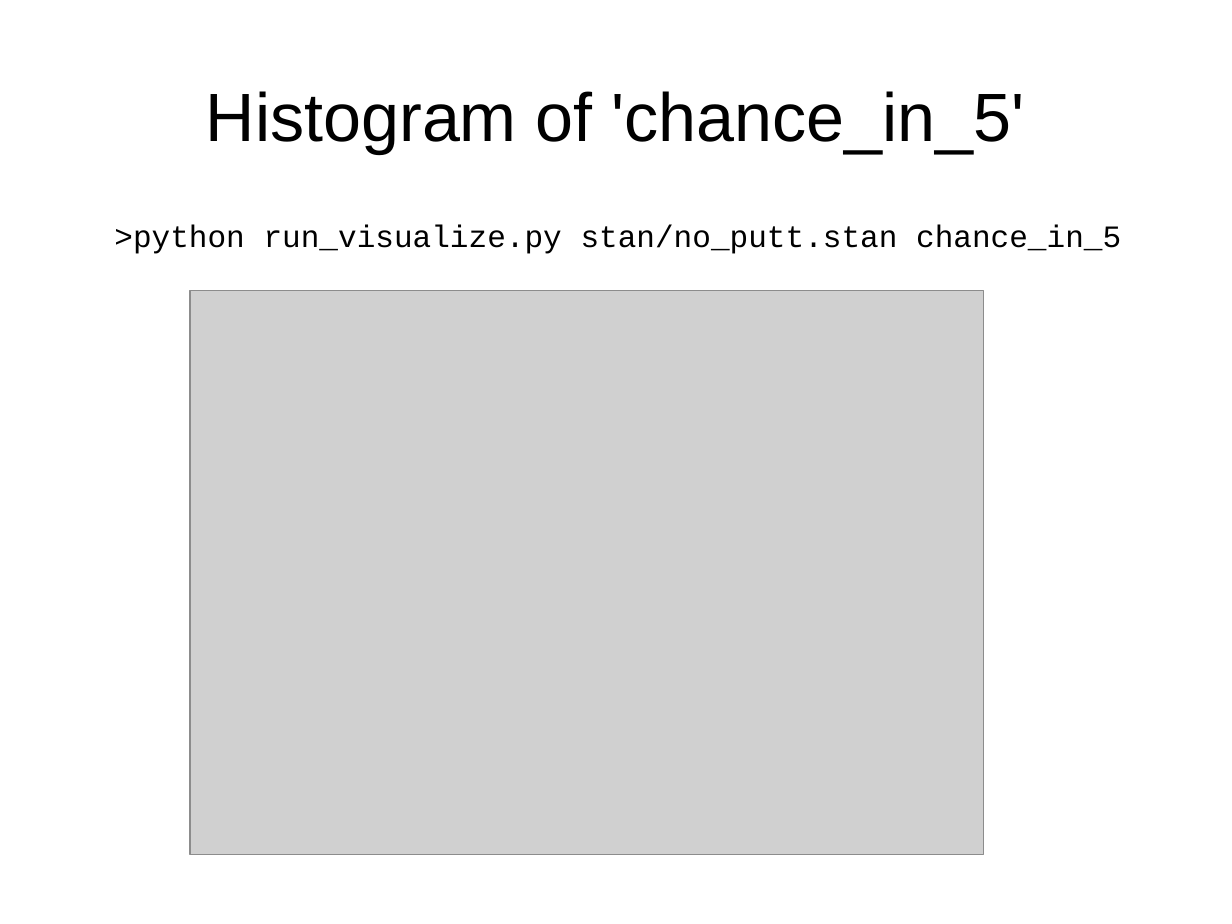
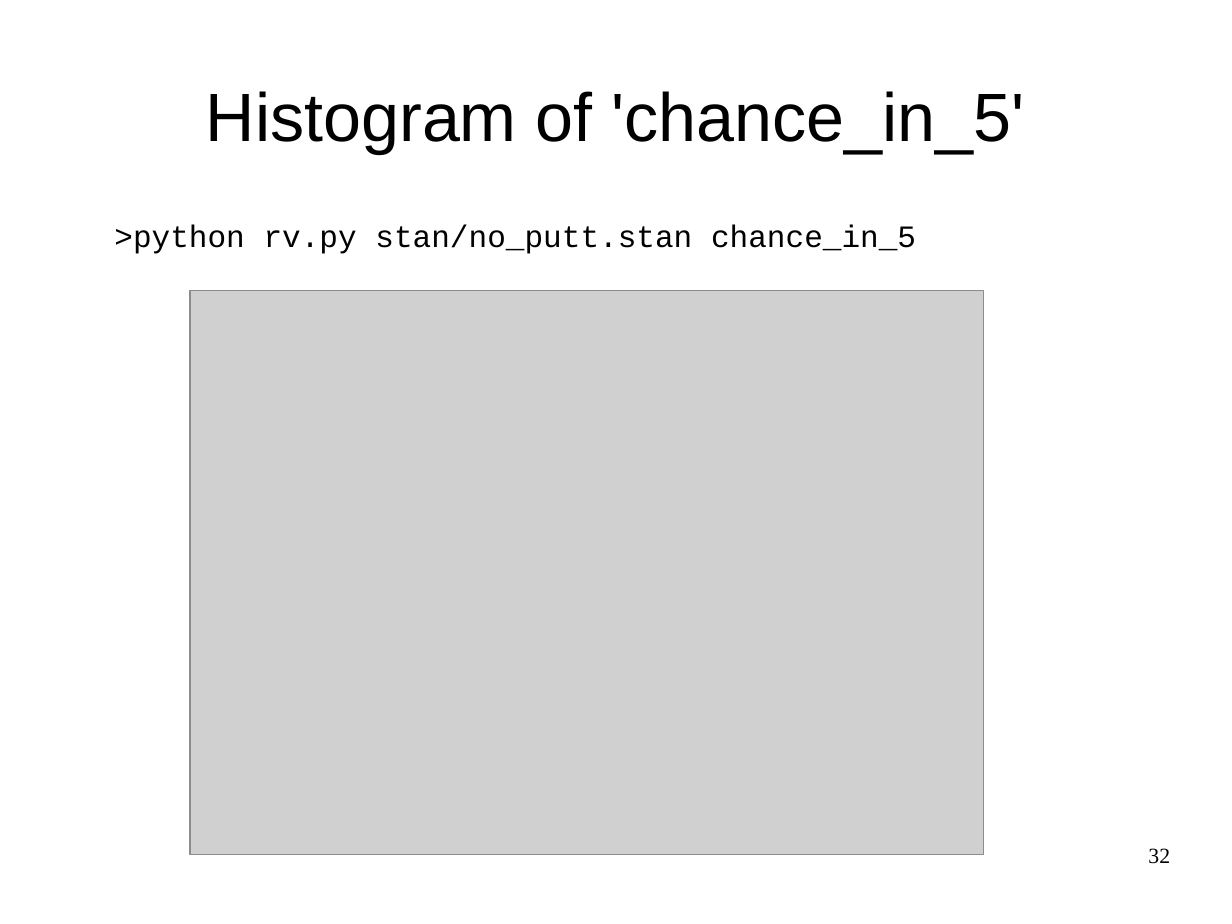
Before and after one commit to breckbaldwin/StanIsThePlanDist, a slide deck: slide 32 of slides/StanIsThePlanPyData.odp (slide 14 before the commit). Drawn at 1232x924 pixels with LibreOffice and Linux fonts; fonts in the diff are those of the drawing; grey boxes stand for pictures. Boxes give left, top, right and bottom in pixels: in the first picture for what was removed or moved away, otherwise in the second. Text is boxed around its words. In the diff, an @@ line names an element or a change of style, - is before the commit and + after.

```diff
--- a/slides/StanIsThePlanPyData.odp
+++ b/slides/StanIsThePlanPyData.odp
@@ text at (114,224,916,254): text changed @@
->python run_visualize.py stan/no_putt.stan chance_in_5
+>python rv.py stan/no_putt.stan chance_in_5
@@ page number added at (1148,848,1170,864), 14 pt, text #000000 @@
+32
```
Also in this commit, not shown: 32 other slides changed, 21 slides added, 12 slides removed.
